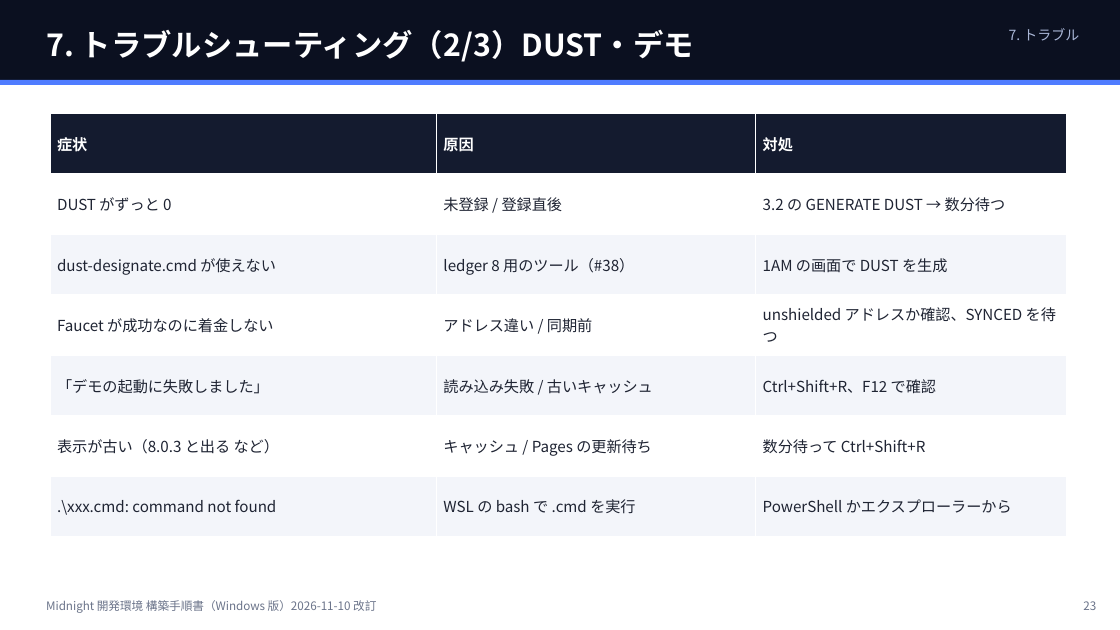
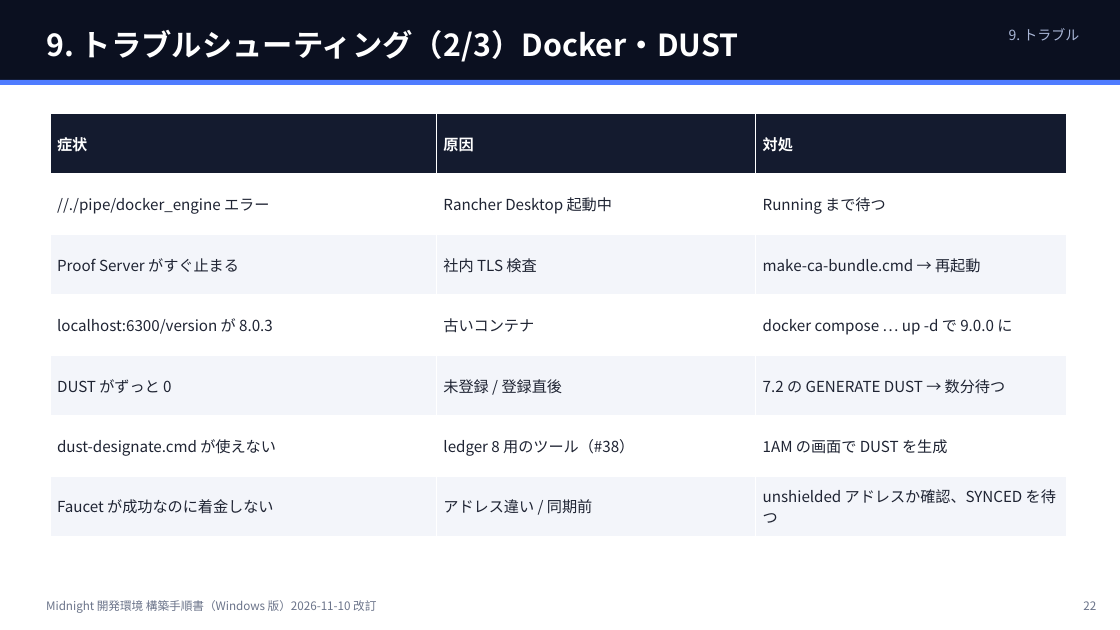
Before and after one commit to 101nimura/midnight_td_demo, a slide deck: slide 22 of docs/SETUP.pptx (slide 23 before the commit). Drawn at 1120x630 pixels with LibreOffice and Linux fonts; fonts in the diff are those of the drawing. Boxes give left, top, right and bottom in pixels: in the first picture for what was removed or moved away, otherwise in the second. Text is boxed around its words. In the diff, an @@ line names an element or a change of style, - is before the commit and + after.

```diff
--- a/docs/SETUP.pptx
+++ b/docs/SETUP.pptx
@@ text at <box>1009,28,1079,41</box>: text changed @@
-7. トラブル
+9. トラブル
@@ text at <box>46,30,738,62</box>: text changed @@
-7. トラブルシューティング（2/3）DUST・デモ
+9. トラブルシューティング（2/3）Docker・DUST
@@ table at <box>50,113,1067,537</box> @@
-row 2: DUST がずっと 0 | 未登録 / 登録直後 | 3.2 の GENERATE DUST → 数分待つ
+row 2: //./pipe/docker_engine エラー | Rancher Desktop 起動中 | Running まで待つ
+row 3: Proof Server がすぐ止まる | 社内 TLS 検査 | make-ca-bundle.cmd → 再起動
+row 4: localhost:6300/version が 8.0.3 | 古いコンテナ | docker compose … up -d で 9.0.0 に
+row 5: DUST がずっと 0 | 未登録 / 登録直後 | 7.2 の GENERATE DUST → 数分待つ
-row 5: 「デモの起動に失敗しました」 | 読み込み失敗 / 古いキャッシュ | Ctrl+Shift+R、F12 で確認
-row 6: 表示が古い（8.0.3 と出る など） | キャッシュ / Pages の更新待ち | 数分待って Ctrl+Shift+R
-row 7: .\xxx.cmd: command not found | WSL の bash で .cmd を実行 | PowerShell かエクスプローラーから
```
Also in this commit, not shown: 20 other slides changed, 5 slides added, 5 slides removed, 3 other files.
